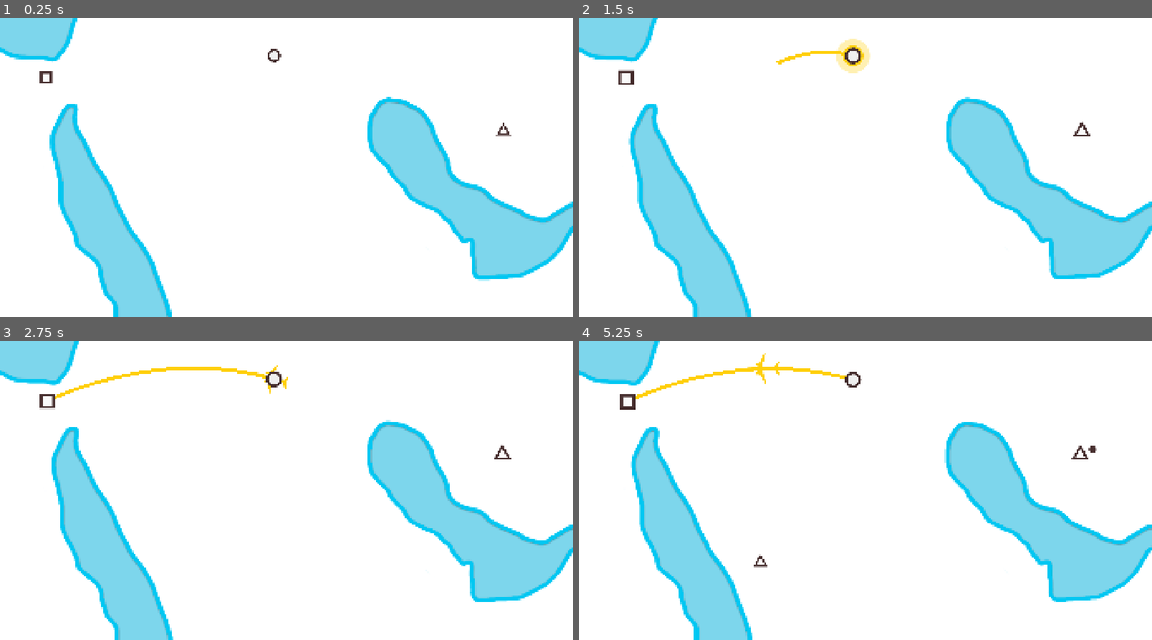
Above: before the commit, frames 1-4 (two rows, left to right).
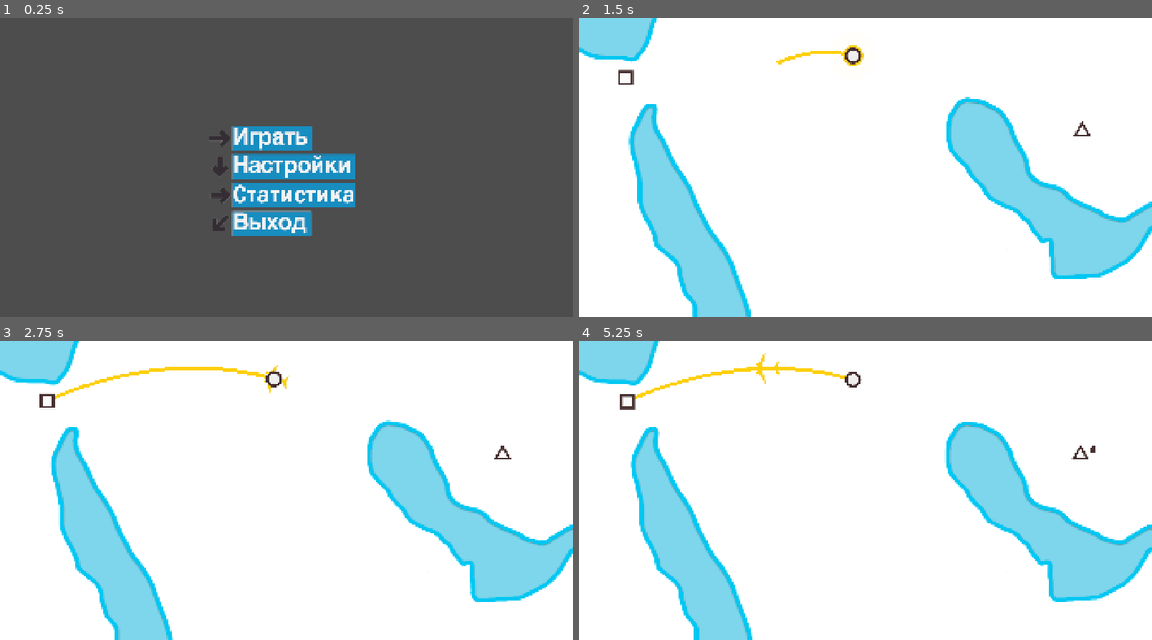
Above: after the commit, the same moments.

Repository: top-it-090304/Holding-Pattern
Game: Godot game, scene res://scene/StartMenu.tscn
Two runs of this game, one before a commit and one after it. Both use one fixed random seed, a clock stepped at 60 frames per second and the inputs below. Before the commit the project starts from res://scene/Main.tscn.
Inputs (mouse positions are in pixels of both pictures, inside the frame that each line leads up to):
- Up to frame 1 (0.25 s): no input
- Up to frame 2 (1.5 s): click (842, 137) at 0.52 s; drag from (854, 56) to (624, 77) at 1.27 s
- Up to frame 3 (2.75 s): drag from (45, 400) to (275, 379) at 2.02 s
- Up to frame 4 (5.25 s): move the mouse to (1083, 454) at 2.77 s; click (1083, 454) at 2.92 s; drag from (836, 550) to (624, 400) at 3.52 s; move the mouse to (1037, 535) at 4.27 s; click (1037, 535) at 4.42 s; drag from (693, 445) to (1083, 454) at 5.02 s

The runs differ from the first frame. In frame 1, 99% of the frame differs, in the area x 0-100%, y 0-100%; in frame 2, 1.2%; in frame 3, 0.9%; in frame 4, 1.0%.

Commit message:
fix: error Tween

Diff:
--- a/project.godot
+++ b/project.godot
@@ -11,7 +11,7 @@
 [application]
 
 config/name="Air Rout"
-run/main_scene="uid://w3majmenhb7r"
+run/main_scene="uid://dggwktu3dwg6x"
 config/features=PackedStringArray("4.6", "Forward Plus")
 run/max_fps=60
 config/icon="res://objects/icon.svg"
--- a/scene/Main.tscn
+++ b/scene/Main.tscn
@@ -92,10 +92,11 @@
 script = ExtResource("7_s5yxy")
 
 [node name="TexturePlaneGhost" type="TextureRect" parent="." unique_id=1382701883]
-offset_left = 2850.0
-offset_top = -416.0
-offset_right = 2924.0
-offset_bottom = -356.0
+visible = false
+offset_left = 2871.0
+offset_top = -344.0
+offset_right = 2945.0
+offset_bottom = -284.0
 texture = ExtResource("8_eik88")
 
 [node name="CountPlaneZero" type="TextureRect" parent="." unique_id=28308419]
--- a/scene/StartMenu.tscn
+++ b/scene/StartMenu.tscn
@@ -1,7 +1,6 @@
 [gd_scene format=3 uid="uid://dggwktu3dwg6x"]
 
 [ext_resource type="Script" uid="uid://cuexgr5rra0ub" path="res://scripts/start_menu.gd" id="1_lj036"]
-[ext_resource type="Texture2D" uid="uid://qrsbytgaea84" path="res://objects/field_blue.png" id="2_akhuw"]
 [ext_resource type="Texture2D" uid="uid://cccbojxrikyly" path="res://objects/Button_plau.png" id="3_8t8u8"]
 [ext_resource type="Texture2D" uid="uid://ciblyc6hoov27" path="res://objects/Button_settings.png" id="4_pbb8y"]
 [ext_resource type="Texture2D" uid="uid://dpsupjio5bj4q" path="res://objects/Button_stats.png" id="5_4vtxv"]
@@ -17,7 +16,6 @@
 [node name="FieldBlue" type="Sprite2D" parent="." unique_id=654303762]
 position = Vector2(880.5, 524)
 scale = Vector2(1.8421875, 1.8555555)
-texture = ExtResource("2_akhuw")
 
 [node name="Play" type="Button" parent="." unique_id=1056440167]
 layout_mode = 0
--- a/scripts/Airport.gd
+++ b/scripts/Airport.gd
@@ -49,7 +49,7 @@
 		var color_with_alpha = pulse_color
 		color_with_alpha.a = pulse_alpha * 0.5
 
-		draw_circle(Vector2.ZERO, pulse_radius, color_with_alpha, true, 64, true)
+		draw_circle(Vector2.ZERO, pulse_radius, color_with_alpha, 64)
 
 	_draw_passengers()
 
@@ -98,11 +98,13 @@
 ## обводки
 func draw_stroke(active: bool):
 	stroke_color = GameData.lines_data["current hex color"]
-	var tween = create_tween()
+
 	if active and not stroke:
+		var tween = create_tween()
 		stroke = true
 		tween.tween_property(self, "stroke_radius", current_max_radius, 0.15).set_trans(Tween.TRANS_BACK).set_ease(Tween.EASE_OUT)
 	elif not active and stroke:
+		var tween = create_tween()
 		stroke = false
 		tween.tween_property(self, "stroke_radius", 0.5, 0.5)
 
@@ -201,7 +203,7 @@
 		match shape:
 			GameData.ShapeType.CIRCLE:
 				var radius = (p_size) * current_scale
-				draw_circle(pos, radius, passenger_color, true, 16.0, true)
+				draw_circle(pos, radius, passenger_color, 16.0)
 
 			GameData.ShapeType.SQUARE:
 				var current_size = p_size * current_scale
--- a/scripts/Plane.gd
+++ b/scripts/Plane.gd
@@ -154,7 +154,7 @@
 
 		match shape:
 			GameData.ShapeType.CIRCLE:
-				draw_circle(pos, p_size, p_color, true, 32.0, true)
+				draw_circle(pos, p_size, p_color,32.0)
 
 			GameData.ShapeType.SQUARE:
 				var rect = Rect2(pos - Vector2(p_size, p_size), Vector2(p_size, p_size))
--- a/scripts/start_menu.gd
+++ b/scripts/start_menu.gd
@@ -79,6 +79,7 @@
    		## засвет
 			tween.tween_property(btn, "scale", scale_others, duration)
 			tween.tween_property(btn, "modulate", alpha_faded, duration)
+
 	for btn in button:
 		var tween = create_tween().set_parallel(true).set_trans(Tween.TRANS_CUBIC).set_ease(Tween.EASE_OUT)
 
